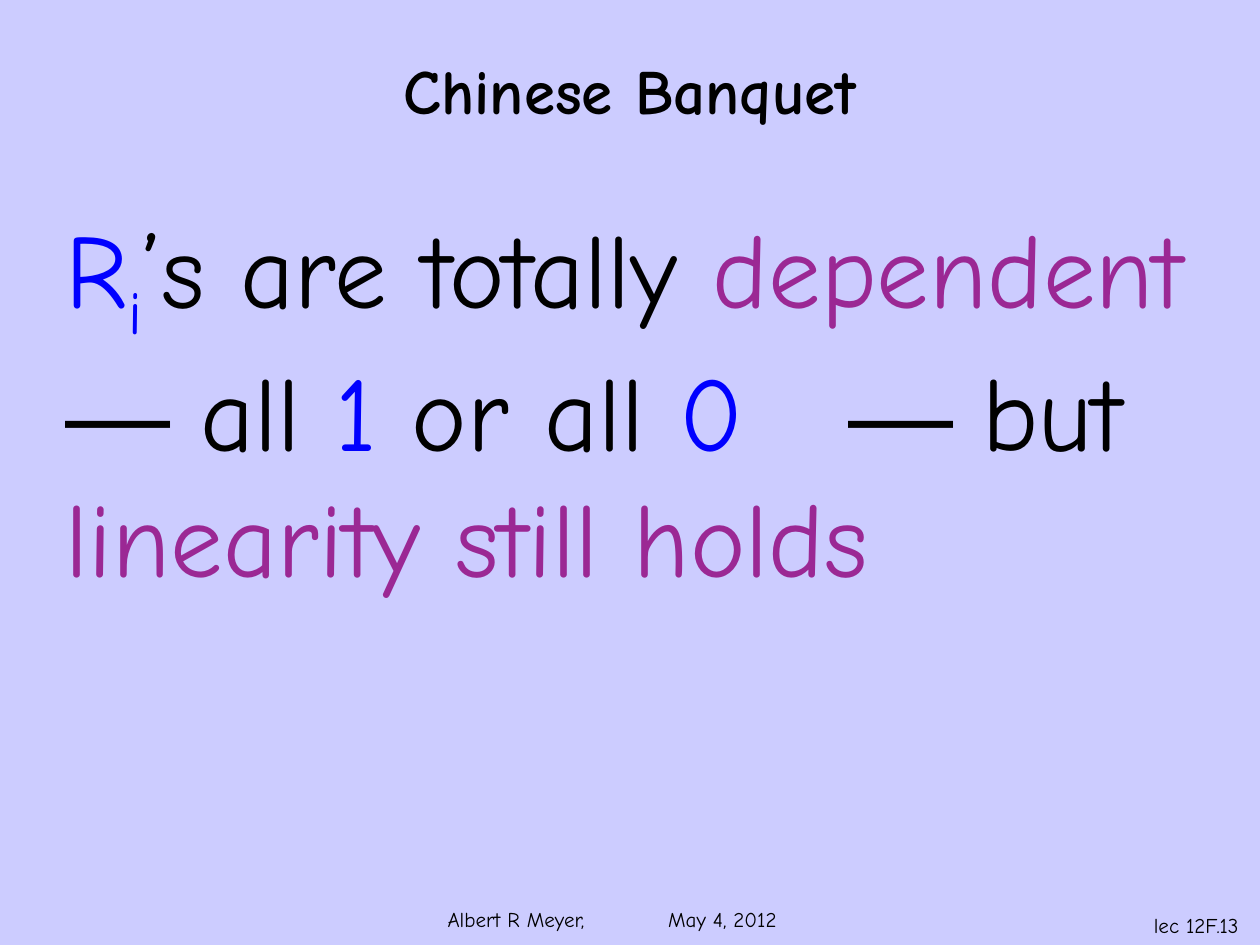
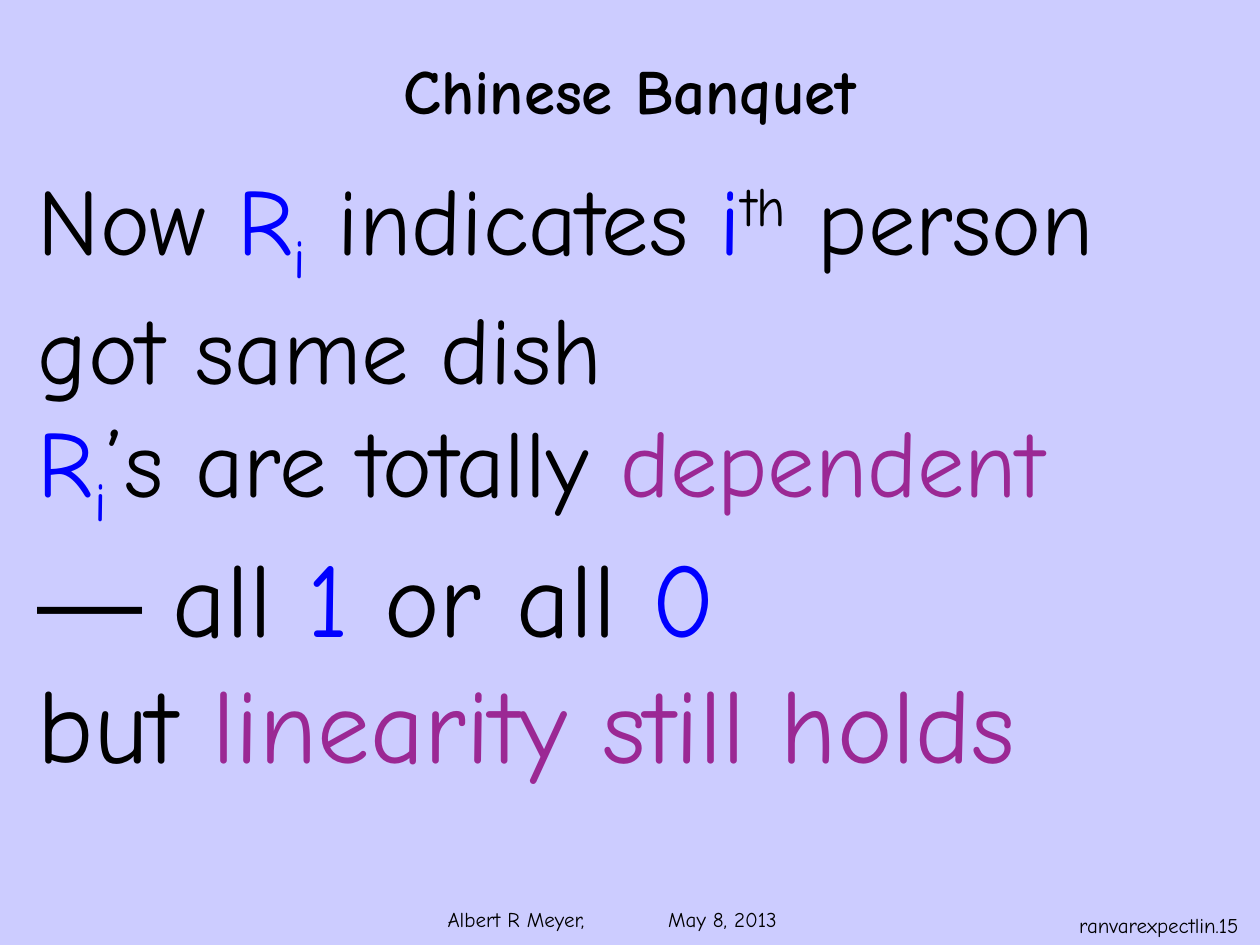
Before and after one commit to armeyer/mcs_web, a slide deck: slide 15 of spring13/slides13/ranvar-expect-linear.pptx (slide 13 before the commit). Drawn at 1260x945 pixels with LibreOffice and Linux fonts; fonts in the diff are those of the drawing; background and template pictures are left out. Boxes give left, top, right and bottom in pixels: in the first picture for what was removed or moved away, otherwise in the second. Text is boxed around its words. In the diff, an @@ line names an element or a change of style, - is before the commit and + after.

Commit message:
ranvar slides

```diff
--- a/spring13/slides13/ranvar-expect-linear.pptx
+++ b/spring13/slides13/ranvar-expect-linear.pptx
@@ text "Now Ri indicates ith person ...": place and size @@
-text "Now Ri indicates ith person ..." at (66,233,1184,598)
+text "Now Ri indicates ith person ..." at (38,190,1094,784)
@@ text at (38,190,1094,402): paragraph added @@
+Now Ri indicates ith person got same dish
@@ text at (107,429,1044,516): size 60 to 54 pt in "Ri’s are totally dependent" @@
@@ text at (38,565,1015,784): text changed @@
-— all 1 or all 0 — but
-linearity still holds
+— all 1 or all 0
+but linearity still holds
@@ text at (448,912,777,931): text changed @@
-Albert R Meyer, May 4, 2012
+Albert R Meyer, May 8, 2013
@@ page number at (1079,919,1238,937): text changed @@
-lec 12F.13
+ranvarexpectlin.15
```
Also in this commit, not shown: 14 other slides changed, 6 slides added, 6 other files.
